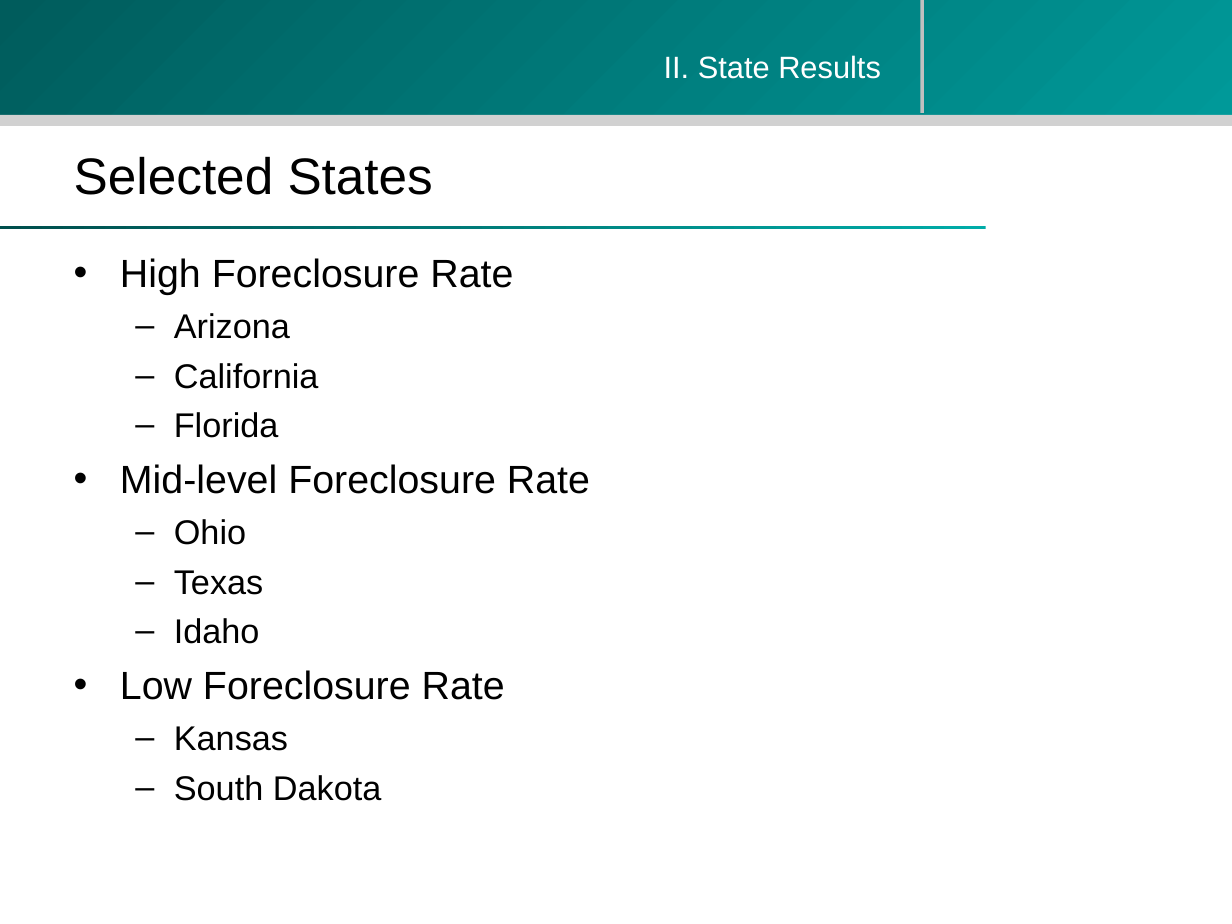
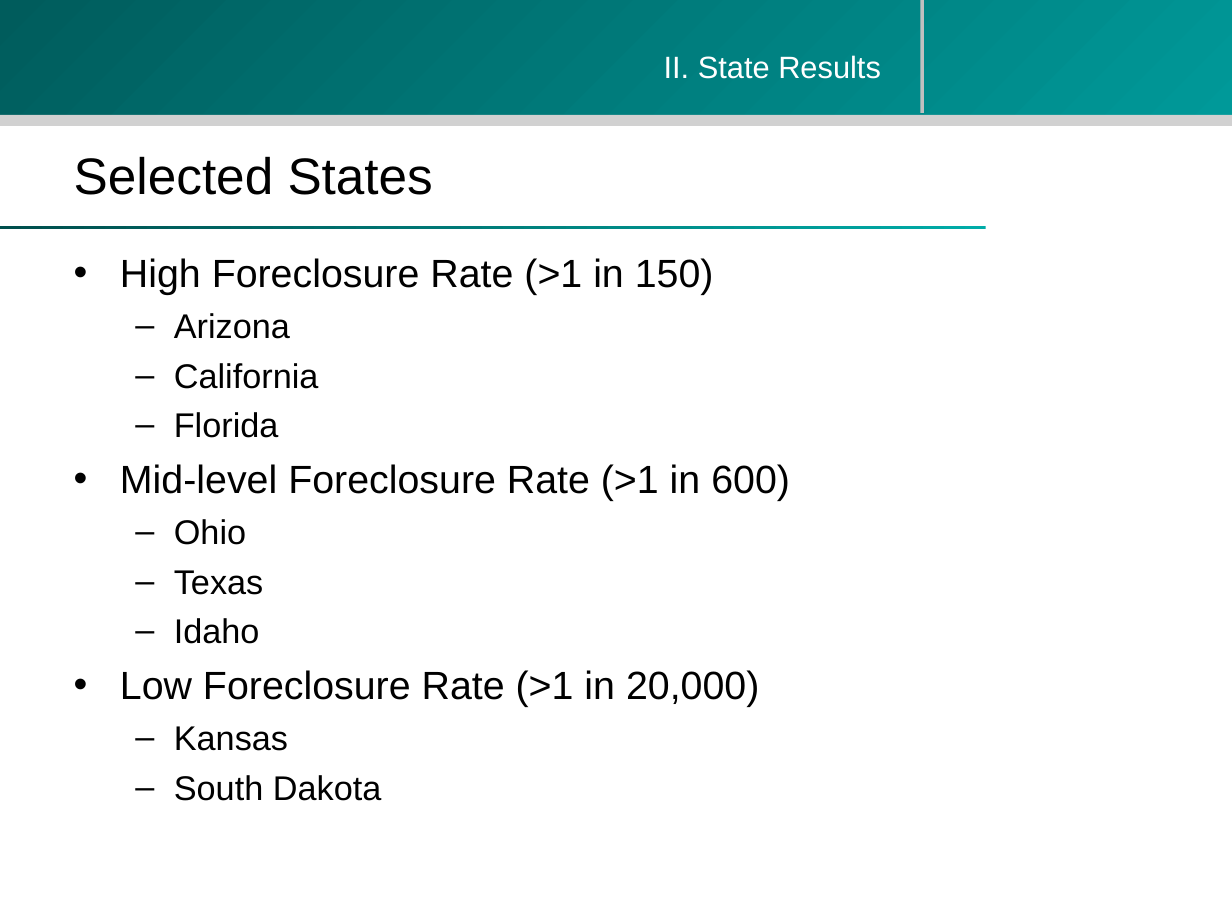
Before and after one commit to zhouzhenghui/svnrepository, a slide deck: slide 7 of SVNRepository/Presentation/M.Eng Final Presentation-take2.ppt (slide 6 before the commit). Drawn at 1232x924 pixels with LibreOffice and Linux fonts; fonts in the diff are those of the drawing; background and template pictures are left out. Boxes give left, top, right and bottom in pixels: in the first picture for what was removed or moved away, otherwise in the second. Text is boxed around its words. In the diff, an @@ line names an element or a change of style, - is before the commit and + after.

```diff
--- a/SVNRepository/Presentation/M.Eng Final Presentation-take2.ppt
+++ b/SVNRepository/Presentation/M.Eng Final Presentation-take2.ppt
@@ text at (x1=120, y1=258, x2=714, y2=295): text changed @@
-• High Foreclosure Rate
+• High Foreclosure Rate (>1 in 150)
@@ text at (x1=120, y1=464, x2=790, y2=501): text changed @@
-• Mid-level Foreclosure Rate
+• Mid-level Foreclosure Rate (>1 in 600)
@@ text at (x1=120, y1=670, x2=759, y2=707): text changed @@
-• Low Foreclosure Rate
+• Low Foreclosure Rate (>1 in 20,000)
```
Also in this commit, not shown: 5 other slides changed, 1 slide added, 1 slide removed.
